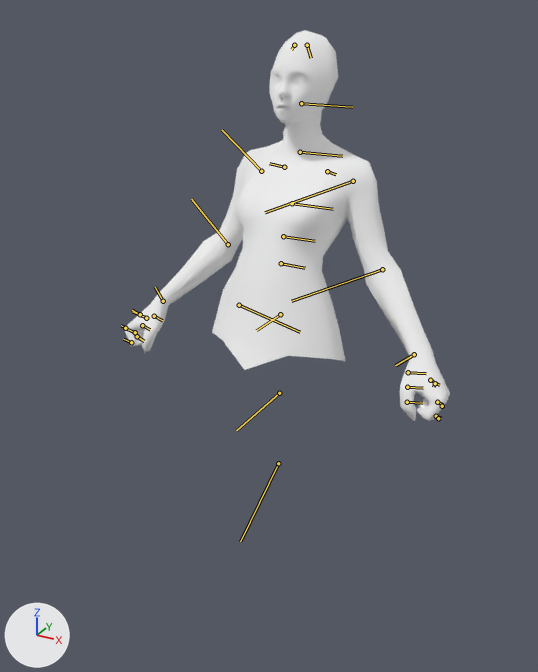
What one commit did to the glTF model assets/heroes/naga_siren/models/hero.glb.
One viewpoint serves both versions: a camera (50 mm lens) standing at (2.42, -4.32, 4.56) and looking at (0.31, -0.49, 2.64). Every picture has the same lights, and +X, +Y and +Z are marked at lower left. The first picture is the older version. The bones that change, and the others that lie on the model, are drawn over the model as lines.

In view in the first picture: 'siren.001'.
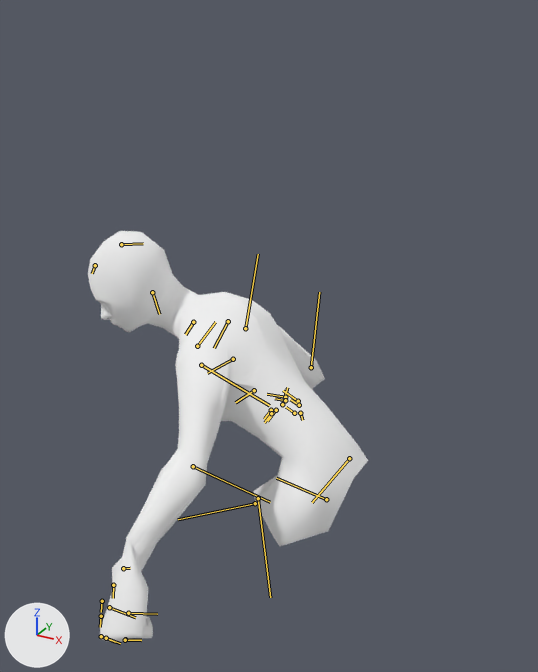
The newer file adds an action. The first version stands in its rest pose; the second is drawn at frame 7 of the action 'ti8_siren_spawn_loadout'.

Boxes (x1, y1, x2, y2) around the edits, measured in the pictures (538 x 672 px):
'siren.001', posed (14% narrower)
    before: (124, 30, 450, 421)
    after: (88, 231, 368, 642)
bone 'root', root to tip
    before: (281, 263) to (305, 268)
    after: (300, 413) to (302, 420)
bone 'spine1', root to tip
    before: (283, 236) to (315, 241)
    after: (254, 390) to (235, 402)
bone 'clavicle_R', root to tip
    before: (284, 167) to (269, 163)
    after: (228, 321) to (214, 348)
bone 'bicep_R', root to tip
    before: (261, 171) to (222, 130)
    after: (245, 328) to (258, 254)
bone 'elbow_R', root to tip
    before: (228, 244) to (191, 199)
    after: (311, 367) to (319, 292)
bone 'wrist_R', root to tip
    before: (163, 301) to (155, 287)
    after: (282, 404) to (287, 387)
bone 'Mid_0_R', root to tip
    before: (146, 318) to (132, 311)
    after: (298, 401) to (283, 390)
bone 'Mid_1_R', root to tip
    before: (135, 332) to (127, 329)
    after: (299, 405) to (290, 399)
bone 'Index_0_R', root to tip
    before: (140, 314) to (132, 310)
    after: (285, 397) to (267, 394)
bone 'clavicle_L', root to tip
    before: (327, 171) to (336, 174)
    after: (197, 346) to (215, 322)
bone 'bicep_L', root to tip
    before: (353, 181) to (265, 212)
    after: (201, 365) to (269, 405)
bone 'elbow_L', root to tip
    before: (382, 269) to (291, 301)
    after: (193, 466) to (270, 502)
bone 'wrist_L', root to tip
    before: (414, 354) to (395, 365)
    after: (123, 568) to (130, 568)
bone 'Mid_0_L', root to tip
    before: (435, 383) to (433, 387)
    after: (128, 613) to (157, 614)
bone 'Mid_1_L', root to tip
    before: (442, 406) to (441, 407)
    after: (125, 639) to (141, 640)
bone 'neck1', root to tip
    before: (300, 152) to (342, 156)
    after: (193, 322) to (185, 334)
bone 'head', root to tip
    before: (301, 103) to (352, 107)
    after: (152, 292) to (159, 314)
bone 'hip1_0', root to tip
    before: (280, 314) to (256, 330)
    after: (326, 499) to (276, 478)
bone 'hip1_1', root to tip
    before: (279, 393) to (236, 430)
    after: (258, 498) to (270, 597)
bone 'tail_R0C0', root to tip
    before: (278, 463) to (240, 541)
    after: (255, 503) to (178, 519)

The edits, one by one:
Bone 'root' (bone_root) moves from (0.0, 0.0, 0.0) to (0.75, 0.55, -0.73).
Bone 'root' (bone_root) turns from (0, 0, 0) to (27, 52, -38) degrees about its own x, y and z.
Bone 'spine1' (bone_spine1) moves from (0.0, 0.0, 0.0) to (0.07, -0.05, -0.15).
Bone 'spine1' (bone_spine1) turns from (0, 0, 0) to (-29, 10, -10) degrees about its own x, y and z.
Bone 'clavicle_R' (bone_clavicle_r) moves from (0.0, 0.0, 0.0) to (-0.03, 0.03, 0.03).
Bone 'clavicle_R' (bone_clavicle_r) turns from (0, 0, 0) to (19, 11, -20) degrees about its own x, y and z.
Bone 'bicep_R' (bone_bicep_r) turns from (0, 0, 0) to (-38, 20, -26) degrees about its own x, y and z.
Bone 'elbow_R' (bone_elbow_r) turns from (0, 0, 0) to (0, 31, 0) degrees about its own x, y and z.
Bone 'wrist_R' (bone_wrist_r) turns from (0, 0, 0) to (-19, -26, -23) degrees about its own x, y and z.
Bone 'Mid_0_R' (bone_mid_0_r) turns from (0, 0, 0) to (0, 13, 0) degrees about its own x, y and z.
Bone 'Mid_1_R' (bone_mid_1_r) turns from (0, 0, 0) to (0, 24, 0) degrees about its own x, y and z.
Bone 'Index_0_R' (bone_index_0_r) turns from (0, 0, 0) to (0, 13, 0) degrees about its own x, y and z.
Bone 'clavicle_L' (bone_clavicle_l) moves from (0.0, 0.0, 0.0) to (0.04, -0.08, -0.07).
Bone 'clavicle_L' (bone_clavicle_l) turns from (0, 0, 0) to (-1, 28, 1) degrees about its own x, y and z.
Bone 'bicep_L' (bone_bicep_l) turns from (0, 0, 0) to (-5, 43, -41) degrees about its own x, y and z.
Bone 'elbow_L' (bone_elbow_l) turns from (0, 0, 0) to (0, 12, 0) degrees about its own x, y and z.
Bone 'wrist_L' (bone_wrist_l) turns from (0, 0, 0) to (-54, -16, 27) degrees about its own x, y and z.
Bone 'Mid_0_L' (bone_mid_0_l) turns from (0, 0, 0) to (0, 12, 0) degrees about its own x, y and z.
Bone 'Mid_1_L' (bone_mid_1_l) turns from (0, 0, 0) to (0, 26, 0) degrees about its own x, y and z.
Bone 'neck1' (bone_neck1) turns from (0, 0, 0) to (10, -16, 19) degrees about its own x, y and z.
Bone 'head' (bone_head) turns from (0, 0, 0) to (-21, -16, 8) degrees about its own x, y and z.
Bone 'hip1_0' (bone_hip1_0) moves from (0.0, 0.0, 0.0) to (0.07, 0.38, -0.04).
Bone 'hip1_0' (bone_hip1_0) turns from (0, 0, 0) to (17, -10, 72) degrees about its own x, y and z.
Bone 'hip1_1' (bone_hip1_1) moves from (0.0, 0.0, 0.0) to (-0.45, 0.44, 0.05).
Bone 'hip1_1' (bone_hip1_1) turns from (0, 0, 0) to (-141, 43, 84) degrees about its own x, y and z.
Bone 'tail_R0C0' (bone_tail_r0c0) moves from (0.0, 0.0, 0.0) to (-0.72, -0.45, -0.46).
Bone 'tail_R0C0' (bone_tail_r0c0) turns from (0, 0, 0) to (-124, 9, 132) degrees about its own x, y and z.
